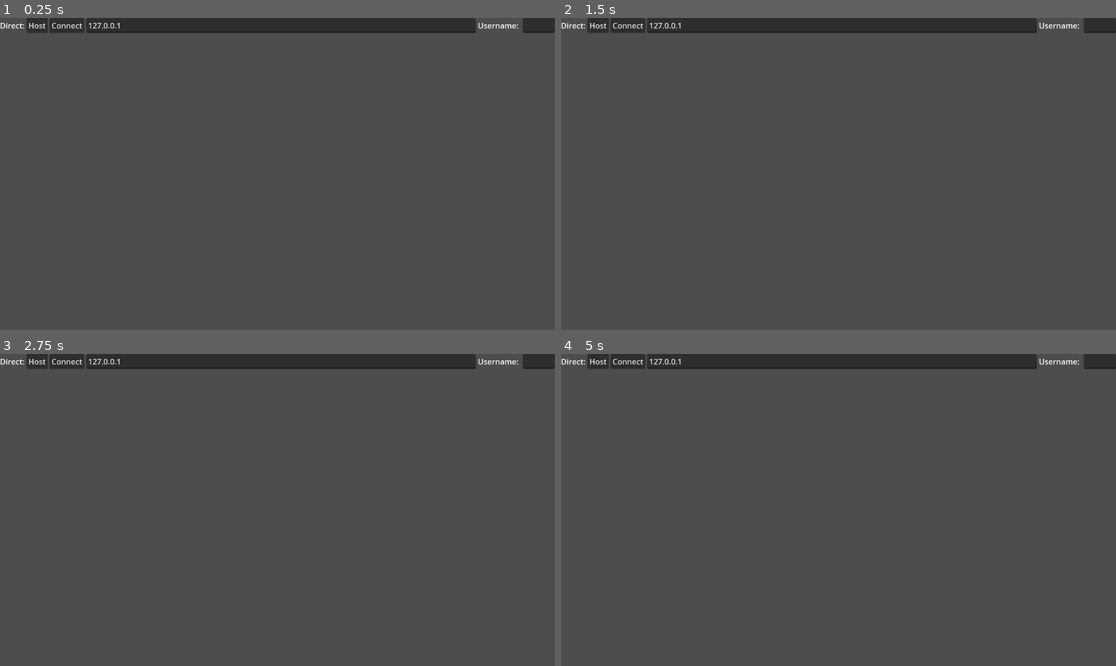
Above: before the commit, frames 1-4 (two rows, left to right).
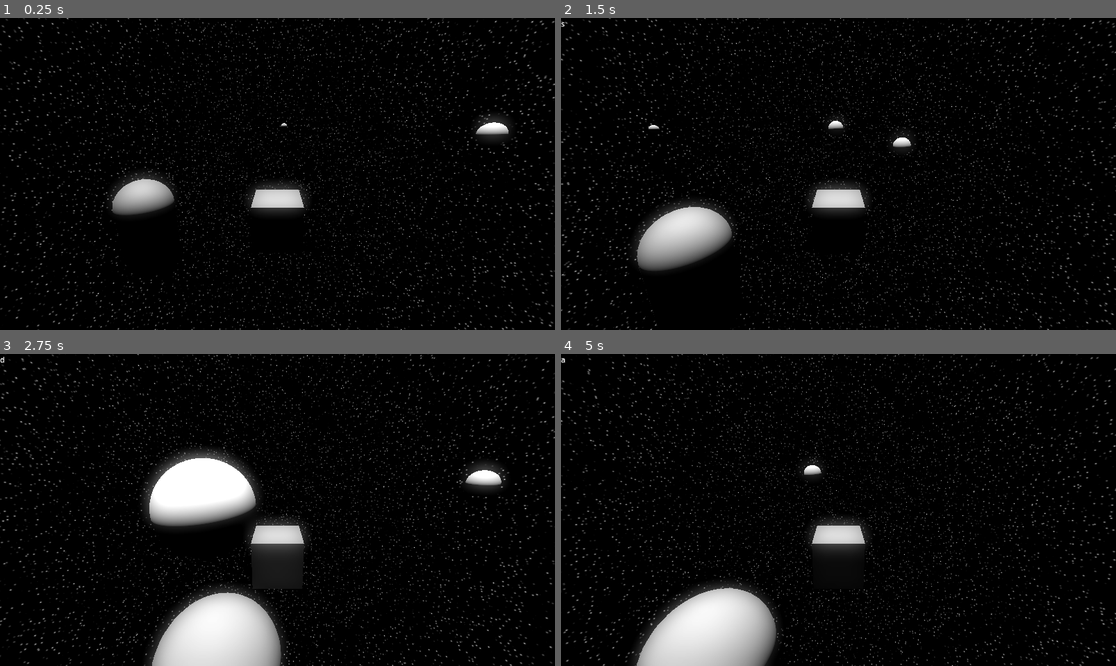
Above: after the commit, the same moments.

Repository: Paulpanther/Spacescaper
Game: Godot game, scene res://scenes/universe.tscn
Same seed, same stepped clock (60 frames per second), same inputs: the game is played once before the commit and once after it. Before the commit the project starts from res://scenes/Multiplayer.tscn.
Inputs:
- Up to frame 1 (0.25 s): no input
- Up to frame 2 (1.5 s): tap Enter at 0.5 s; hold D (yaw_right) 0.53-1.28 s; tap Home (ui_home) at 0.6, 1.35 s; hold S (backward) from 1.28 s (still down)
- Up to frame 3 (2.75 s): release S (backward) at 2.03 s; hold D (yaw_right) from 2.03 s (still down); tap Home (ui_home) at 2.1 s
- Up to frame 4 (5 s): release D (yaw_right) at 2.78 s; hold W (forward) 2.78-3.53 s; tap Home (ui_home) at 2.85, 3.6, 4.35 s; hold A (yaw_left) from 3.53 s (still down)

The runs differ from the first frame. In frame 1, 98% of the frame differs, in the area x 0-100%, y 0-100%; in frame 2, 98%; in frame 3, 98%; in frame 4, 98%.

Commit message:
gute commit message

Diff:
--- a/project.godot
+++ b/project.godot
@@ -11,7 +11,7 @@
 [application]
 
 config/name="Spacescaper"
-run/main_scene="res://scenes/Multiplayer.tscn"
+run/main_scene="res://scenes/universe.tscn"
 config/features=PackedStringArray("4.0", "Forward Plus")
 config/icon="res://icon.svg"
 
--- a/scenes/universe.tscn
+++ b/scenes/universe.tscn
@@ -1,9 +1,10 @@
-[gd_scene load_steps=7 format=3 uid="uid://c7g22ay7hjhlh"]
+[gd_scene load_steps=8 format=3 uid="uid://c7g22ay7hjhlh"]
 
 [ext_resource type="Script" path="res://scripts/solar_system_generation.gd" id="1_0qtp4"]
 [ext_resource type="Script" path="res://scripts/level.gd" id="1_wikj0"]
 [ext_resource type="PackedScene" uid="uid://b74obxunqy6f3" path="res://scenes/player.tscn" id="2_3jgle"]
 [ext_resource type="Environment" uid="uid://c42xsomjsn02m" path="res://world_env.tres" id="3_7shnm"]
+[ext_resource type="Script" path="res://scripts/generateObjectiveDistribution.gd" id="5_irxyd"]
 
 [sub_resource type="CapsuleShape3D" id="CapsuleShape3D_cd7iu"]
 
@@ -34,3 +35,6 @@
 
 [node name="WorldEnvironment" type="WorldEnvironment" parent="."]
 environment = ExtResource("3_7shnm")
+
+[node name="Node" type="Node" parent="."]
+script = ExtResource("5_irxyd")
--- /dev/null
+++ b/scripts/generateObjectiveDistribution.gd
@@ -0,0 +1,139 @@
+extends Node
+
+var colors = [
+	"aqua",
+	"black",
+	"blue",
+	"fuchsia",
+	"gray",
+	"green",
+	"lime",
+	"maroon",
+	"navy",
+	"olive",
+	"purple",
+	"red",
+	"silver",
+	"teal",
+	"white",
+	"yellow"
+]
+
+var symbols = [
+	"serpent",
+	"cross",
+	"sun",
+	#"spaceship"
+]
+
+var passwords = [
+	"password123",
+	"PASSWORT!",
+	"uwu",
+	"sendPW",
+	"unknackbar12345",
+	"ahhhhhh",
+	"KriminellMiminell",
+	"PlanetPW9000"
+]
+
+@export var numplayers : int
+
+func pick_remove_random_entry(list):
+	var randomindex = randi_range(0,list.size())
+	var element = list.remove(randomindex)
+	return element
+
+func pick_planet_colors():
+	var player_planet_lists = {}
+	var num_pickable_planets = colors.size() / numplayers
+
+	for i in range(numplayers):
+		var planet_list = []
+		for n in range(num_pickable_planets):
+			planet_list.append(pick_remove_random_entry(colors))
+		player_planet_lists.append(i,planet_list)
+	return player_planet_lists
+
+func pickRandom(list):
+	var index = randi_range(0,list.size()-1)
+	return	list[index]
+
+func createPlanetData():
+	var player_infos = range(numplayers)
+	var player_planets = range(numplayers)
+
+	colors.shuffle()
+	var beacon_colors = colors.slice(0, symbols.size())
+	var remaining_colors = colors.slice(symbols.size())
+	var next_color = 0
+
+	for i in range(numplayers):
+		player_infos[i] = {
+			"beacon": 0,
+			"symbol": 0,
+			"passw": 0
+		}
+
+		var bucket = range(symbols.size())
+		var bucketCopy = bucket.duplicate()
+		for n in range(i):
+			bucketCopy.erase(player_infos[n]["beacon"])
+
+		var symbolIndex = pickRandom(bucketCopy)
+		player_infos[i]["beacon"] = symbolIndex
+		bucket.erase(symbolIndex)
+
+
+		bucketCopy = bucket.duplicate()
+		for n in range(i):
+			bucketCopy.erase(player_infos[n]["passw"])
+
+		symbolIndex = pickRandom(bucketCopy)
+		player_infos[i]["passw"] = symbolIndex
+		bucket.erase(symbolIndex)
+
+		bucketCopy = bucket.duplicate()
+		for n in range(i):
+			bucketCopy.erase(player_infos[n]["symbol"])
+
+		symbolIndex = pickRandom(bucketCopy)
+		player_infos[i]["symbol"] = symbolIndex
+		bucket.erase(symbolIndex)
+
+		var beacon_i = randi_range(0, 1)
+		var planets = [
+			{
+				"type": "passw",
+				"passw": passwords[player_infos[i]["passw"]],
+				"symbol": symbols[player_infos[i]["passw"]],
+				"is_beacon": beacon_i == 0,
+				"beacon_passw": passwords[player_infos[i]["beacon"]] if beacon_i == 0 else "",
+				"color": beacon_colors[player_infos[i]["beacon"]] if beacon_i == 0 else remaining_colors[next_color]
+			},
+			{
+				"type": "symbol",
+				"symbol": symbols[player_infos[i]["symbol"]],
+				"symbol_color": beacon_colors[player_infos[i]["symbol"]],
+				"is_beacon": beacon_i == 1,
+				"beacon_passw": passwords[player_infos[i]["beacon"]] if beacon_i == 1 else "",
+				"color": beacon_colors[player_infos[i]["beacon"]] if beacon_i == 1 else remaining_colors[next_color+1]
+			},
+		]
+		player_planets[i] = planets
+
+		next_color += 2
+	return player_planets
+
+
+# Called when the node enters the scene tree for the first time.
+func _ready():
+	pass
+
+
+
+
+
+# Called every frame. 'delta' is the elapsed time since the previous frame.
+func _process(delta):
+	pass
--- a/scripts/level.gd
+++ b/scripts/level.gd
@@ -5,6 +5,9 @@
 var players = {}
 
 func _ready():
+	$Node.numplayers = 3
+	$Node.createPlanetData()
+
 	send_username()
 
 	if not multiplayer.is_server():
